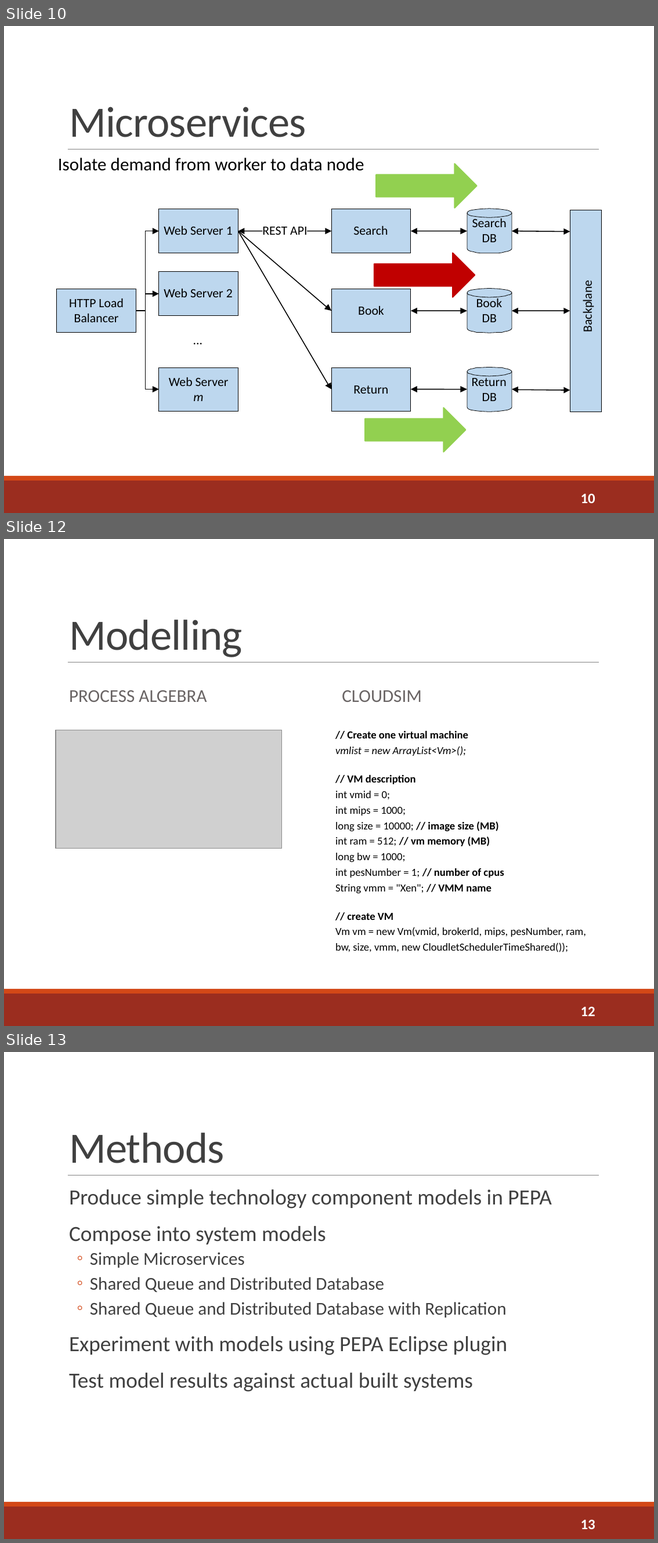
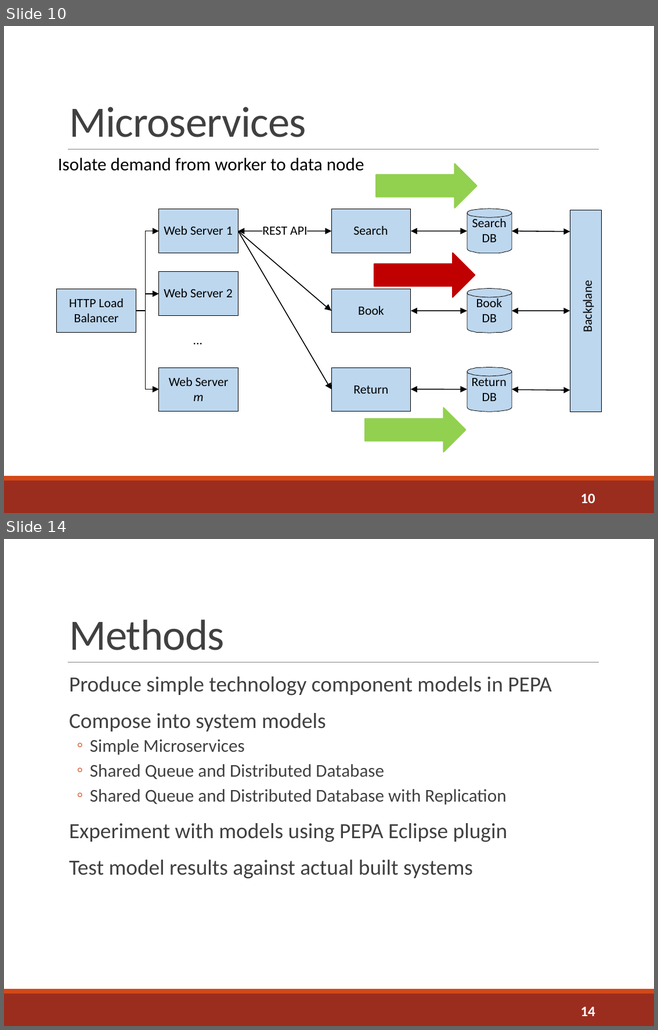
Before and after one commit to sshephard2/skewed-modelling, a slide deck: Presentation/Performance modelling of skewed demand in complex systems.pptx. Shown one above the other, each under a label of ours: slides 10, 12 and 13 before the commit, slides 10 and 14 after it; the slides between them are not shown. The pictures are 658x1543 and 658x1030 pixels, drawn with LibreOffice and Linux fonts; fonts in the diff are those of the drawing; grey boxes stand for pictures. Boxes give left, top, right and bottom in pixels: in the first picture for what was removed or moved away, otherwise in the second. Text is boxed around its words. In the diff, an @@ line names an element or a change of style, - is before the commit and + after.

```diff
--- a/Presentation/Performance modelling of skewed demand in complex systems.pptx
+++ b/Presentation/Performance modelling of skewed demand in complex systems.pptx
@@ slide 12 removed at (4,539,654,1026), background #FFFFFF; not listed: 3 template elements that a slide beside it also shows @@
@@ title removed at (69,620,242,657) @@
-Modelling
@@ text removed at (69,690,206,702) @@
-PROCESS ALGEBRA
@@ text removed at (342,690,422,702) @@
-CLOUDSIM
@@ picture removed at (56,730,282,848) @@
@@ text removed at (335,731,586,953) @@
-// Create one virtual machine
-vmlist = new ArrayList<Vm>();
-// VM description
-int vmid = 0;
-int mips = 1000;
-long size = 10000; // image size (MB)
-int ram = 512; // vm memory (MB)
-long bw = 1000;
-int pesNumber = 1; // number of cpus
-String vmm = "Xen"; // VMM name
-// create VM
-Vm vm = new Vm(vmid, brokerId, mips, pesNumber, ram, bw, size, vmm, new CloudletSchedulerTimeShared());
@@ page number removed at (581,1006,595,1016) @@
-12
@@ what was slide 13 is now slide 14 @@
@@ page number at (581,1007,595,1016): text changed @@
-13
+14
```
Also in this commit, not shown: 6 slides changed, 5 slides added, 4 other slides removed, 2 other files.
